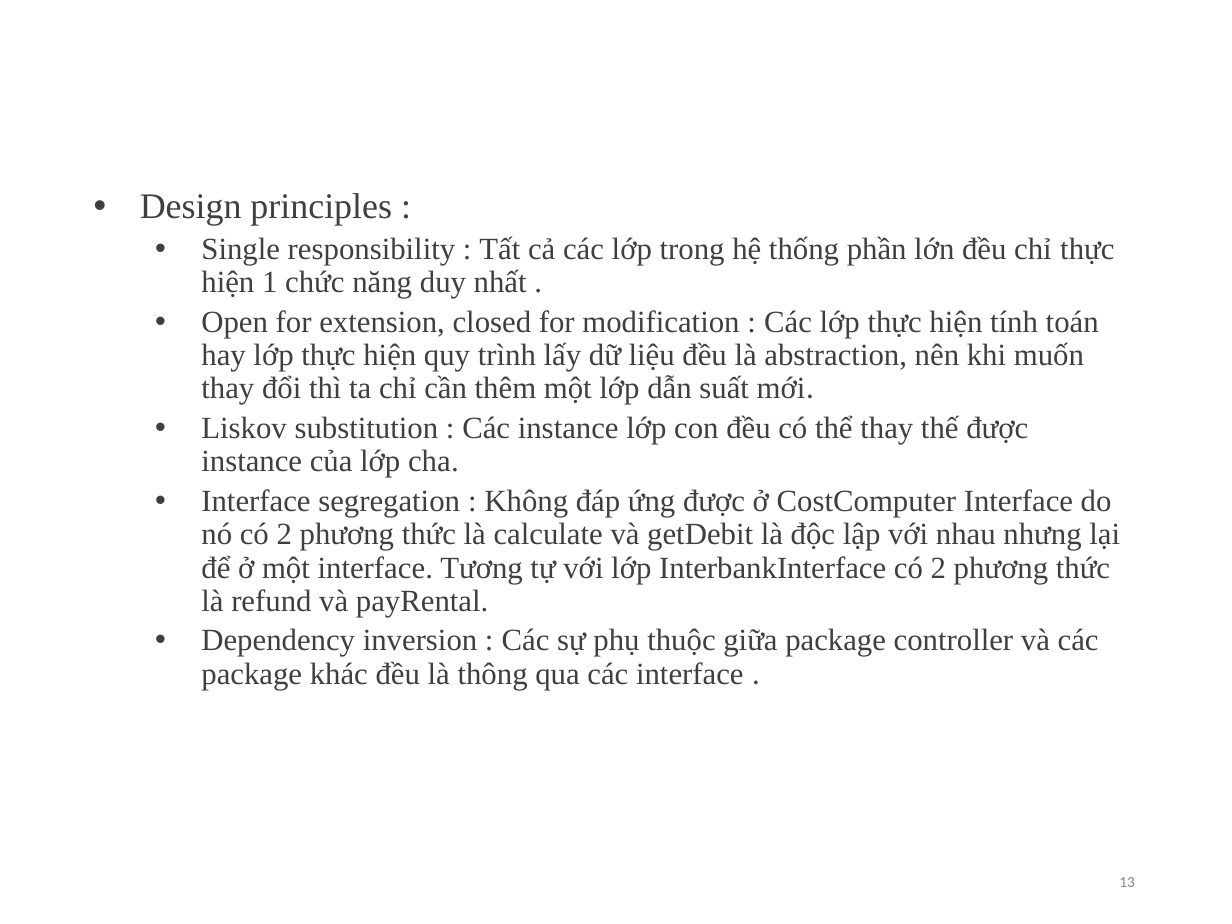
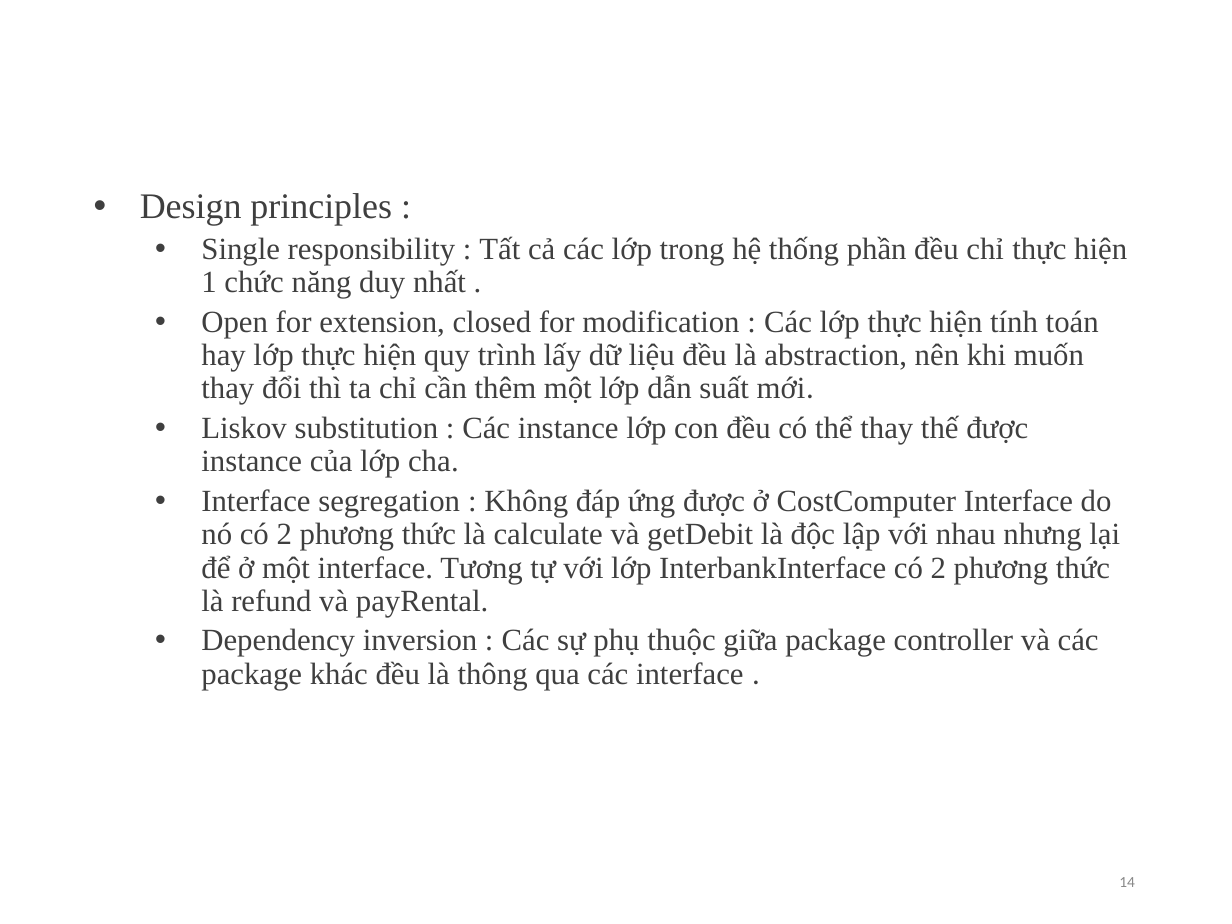
Before and after one commit to ltkvyvp/TKXDPM.KSTN.20211-08, a slide deck: slide 14 of FinalProject/Design/slide.pptx (slide 13 before the commit). Drawn at 1232x924 pixels with LibreOffice and Linux fonts; fonts in the diff are those of the drawing; background and template pictures are left out. Boxes give left, top, right and bottom in pixels: in the first picture for what was removed or moved away, otherwise in the second. Text is boxed around its words. In the diff, an @@ line names an element or a change of style, - is before the commit and + after.

```diff
--- a/FinalProject/Design/slide.pptx
+++ b/FinalProject/Design/slide.pptx
@@ text at [201,236,1127,298]: text changed @@
-  • Single responsibility : Tất cả các lớp trong hệ thống phần lớn đều chỉ thực hiện 1 chức năng duy nhất .
+  • Single responsibility : Tất cả các lớp trong hệ thống phần đều chỉ thực hiện 1 chức năng duy nhất .
@@ page number at [1119,877,1135,887]: text changed @@
-13
+14
```
Also in this commit, not shown: 2 other slides changed, 1 slide added, 5 other files.
